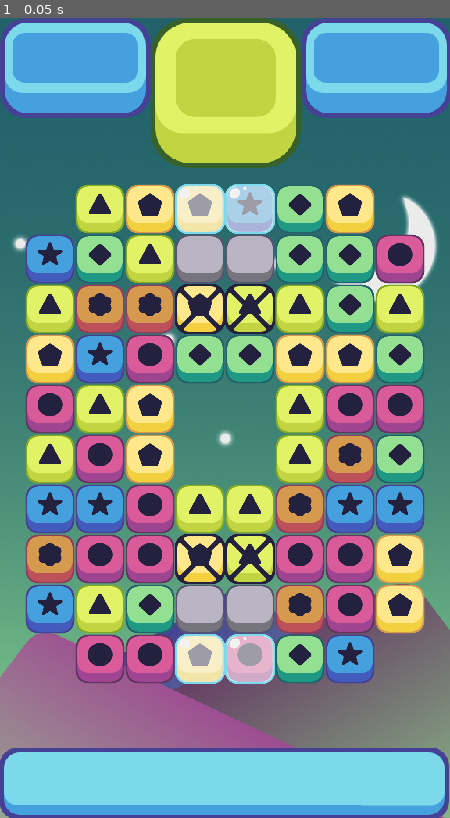
Above: before the commit, frame 1.
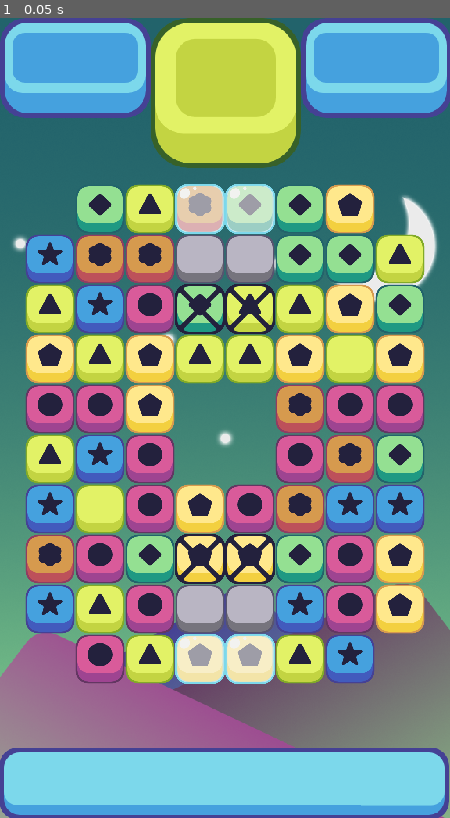
Above: after the commit, the same moment.

Repository: TreliaGT/Connect-3
Game: Godot game, scene res://Scenes/game_window.tscn
Same seed, same stepped clock (60 frames per second), same inputs: the game is played once before the commit and once after it.
Inputs:
- Up to frame 1 (0.05 s): no input

The runs differ from the first frame. In frame 1, 18% of the frame differs, in the area x 16-95%, y 20-84%.

Commit message:
part 1 of slime tiles

Diff:
--- a/Scenes/game_window.tscn
+++ b/Scenes/game_window.tscn
@@ -7,6 +7,7 @@
 [ext_resource type="Script" path="res://Scripts/grid.gd" id="4_kefo4"]
 [ext_resource type="Script" path="res://Scripts/lock_holder.gd" id="4_rdlo1"]
 [ext_resource type="Script" path="res://Scripts/concrete_holder.gd" id="5_f0mss"]
+[ext_resource type="Script" path="res://Scenes/slime_holder.gd" id="6_dl3ih"]
 
 [node name="game_window" type="Node2D"]
 
@@ -25,6 +26,7 @@
 ice_spaces = PackedVector2Array(3, 0, 4, 0, 3, 9, 4, 9)
 lock_spaces = PackedVector2Array(3, 2, 4, 2, 3, 7, 4, 7)
 concrete_spaces = PackedVector2Array(3, 1, 4, 1, 3, 8, 4, 8)
+slime_spaces = PackedVector2Array(1, 3, 6, 6)
 
 [node name="ice_holder" type="Node2D" parent="."]
 script = ExtResource("3_ahoye")
@@ -34,6 +36,9 @@
 
 [node name="concrete_holder" type="Node2D" parent="."]
 script = ExtResource("5_f0mss")
+
+[node name="slime_holder" type="Node2D" parent="."]
+script = ExtResource("6_dl3ih")
 
 [node name="destory_timer" type="Timer" parent="."]
 unique_name_in_owner = true
@@ -73,11 +78,14 @@
 [connection signal="damage_concrete" from="grid" to="concrete_holder" method="_on_grid_damage_concrete"]
 [connection signal="damage_ice" from="grid" to="ice_holder" method="_on_grid_damage_ice"]
 [connection signal="damage_lock" from="grid" to="lock_holder" method="_on_grid_damage_lock"]
+[connection signal="damage_slime" from="grid" to="slime_holder" method="_on_grid_damage_slime"]
 [connection signal="make_concrete" from="grid" to="concrete_holder" method="_on_grid_make_concrete"]
 [connection signal="make_ice" from="grid" to="ice_holder" method="_on_grid_make_ice"]
 [connection signal="make_lock" from="grid" to="lock_holder" method="_on_grid_make_lock"]
+[connection signal="make_slime" from="grid" to="slime_holder" method="_on_grid_make_slime"]
 [connection signal="remove_lock" from="lock_holder" to="grid" method="_on_lock_holder_remove_lock"]
 [connection signal="remove_concrete" from="concrete_holder" to="grid" method="_on_concrete_holder_remove_concrete"]
+[connection signal="remove_slime" from="slime_holder" to="grid" method="_on_slime_holder_remove_slime"]
 [connection signal="timeout" from="destory_timer" to="grid" method="_on_destory_timer_timeout"]
 [connection signal="timeout" from="collapse_timer" to="grid" method="_on_collapse_timer_timeout"]
 [connection signal="timeout" from="refill_timer" to="grid" method="_on_refill_timer_timeout"]
--- a/Scenes/obstacles/ice.tscn
+++ b/Scenes/obstacles/ice.tscn
@@ -1,6 +1,6 @@
 [gd_scene load_steps=3 format=3 uid="uid://bdtenesq1t330"]
 
-[ext_resource type="Script" path="res://Scripts/ice.gd" id="1_1xmp2"]
+[ext_resource type="Script" path="res://Scripts/obstacles.gd" id="1_1xmp2"]
 [ext_resource type="Texture2D" uid="uid://dnwateogq8xqf" path="res://Art/Obstacles/Ice.png" id="1_lwjgb"]
 
 [node name="ice" type="Node2D"]
--- /dev/null
+++ b/Scenes/obstacles/slime.tscn
@@ -0,0 +1,9 @@
+[gd_scene load_steps=3 format=3 uid="uid://bc2t5b35d6xeq"]
+
+[ext_resource type="PackedScene" uid="uid://bdtenesq1t330" path="res://Scenes/obstacles/ice.tscn" id="1_1hpti"]
+[ext_resource type="Texture2D" uid="uid://cafn58nq4qp4y" path="res://Art/Obstacles/Slime.png" id="2_kn64i"]
+
+[node name="slime" instance=ExtResource("1_1hpti")]
+
+[node name="Sprite2D" parent="." index="0"]
+texture = ExtResource("2_kn64i")
--- /dev/null
+++ b/Scenes/slime_holder.gd
@@ -0,0 +1,45 @@
+extends Node2D
+
+var slime_pieces = []
+var width = 8
+var height = 10
+var slime = preload("res://Scenes/obstacles/slime.tscn")
+
+signal remove_slime
+
+
+#Creates a 2d array for x and y coords
+func make_2d_array() -> Array:
+	var array = []
+	for i in width:
+		array.append([]);
+		for j in height:
+			array[i].append(null)
+	return array
+
+# Called when the node enters the scene tree for the first time.
+func _ready():
+	pass # Replace with function body.
+
+
+# Called every frame. 'delta' is the elapsed time since the previous frame.
+func _process(_delta):
+	pass
+
+
+func _on_grid_damage_slime(board_position):
+	if slime_pieces[board_position.x][board_position.y] != null:
+		slime_pieces[board_position.x][board_position.y].take_damage(1)
+		if slime_pieces[board_position.x][board_position.y].health <= 0:
+			slime_pieces[board_position.x][board_position.y].queue_free()
+			slime_pieces[board_position.x][board_position.y] = null
+			emit_signal("remove_slime" , board_position)
+
+
+func _on_grid_make_slime(board_position):
+	if slime_pieces.size() == 0:
+		slime_pieces = make_2d_array()
+	var current = slime.instantiate()
+	add_child(current)
+	current.position = Vector2(board_position.x * 64 + 64, -board_position.y * 64 + 820)
+	slime_pieces[board_position.x][board_position.y] = current
--- a/Scripts/grid.gd
+++ b/Scripts/grid.gd
@@ -17,6 +17,7 @@
 @export var ice_spaces : PackedVector2Array
 @export var lock_spaces : PackedVector2Array
 @export var concrete_spaces : PackedVector2Array
+@export var slime_spaces : PackedVector2Array
 
 #obstacle Signals
 signal damage_ice
@@ -27,6 +28,9 @@
 
 signal damage_concrete
 signal make_concrete
+
+signal damage_slime
+signal make_slime
 
 # The Piece Array
 var possible_pieces = [
@@ -62,12 +66,15 @@
 	spawn_ice()
 	spawn_locks()
 	spawn_concrete()
+	spawn_slime()
 
 #check non movable tiles
 func restricted_fill(place) -> bool:
 	if is_in_array(empty_spaces , place):
 		return true
 	if is_in_array(concrete_spaces , place):
+		return true
+	if is_in_array(slime_spaces , place):
 		return true
 	return false
 
@@ -131,6 +138,11 @@
 func spawn_concrete():
 	for i in concrete_spaces.size():
 		emit_signal("make_concrete", concrete_spaces[i])
+
+#spawn slime
+func spawn_slime():
+	for i in slime_spaces.size():
+		emit_signal("make_slime", slime_spaces[i])
 
 # works out where to display each piece
 func grid_to_pixel(column , row) -> Vector2:
@@ -287,11 +299,25 @@
 	if row > 0:
 		emit_signal("damage_concrete", Vector2(column,row-1))
 
+func check_slime(column,row):
+	#check right
+	if column < width -1:
+		emit_signal("damage_slime", Vector2(column+1,row))
+	#check left
+	if column > 0:
+		emit_signal("damage_slime", Vector2(column-1,row))
+	#check up
+	if row < height -1:
+		emit_signal("damage_slime", Vector2(column,row+1))
+	#check down
+	if row > 0:
+		emit_signal("damage_slime", Vector2(column,row-1))
 
 func damage_special(column,row):
 	emit_signal("damage_ice" , Vector2(column,row))
 	emit_signal("damage_lock", Vector2(column,row))
 	check_concrete(column,row)
+	check_slime(column,row)
 
 #moving the pieces down
 func collapse_columns():
@@ -356,3 +382,7 @@
 
 func _on_concrete_holder_remove_concrete(place : Vector2) -> void:
 	remove_from_array(concrete_spaces , place)
+
+
+func _on_slime_holder_remove_slime(place):
+	remove_from_array(slime_spaces , place)
--- a/Scripts/ice_holder.gd
+++ b/Scripts/ice_holder.gd
@@ -24,7 +24,6 @@
 func _on_grid_make_ice(board_position) -> void:
 	if ice_pieces.size() == 0:
 		ice_pieces = make_2d_array()
-		print(board_position)
 	var current = ice.instantiate()
 	add_child(current)
 	current.position = Vector2(board_position.x * 64 + 64, -board_position.y * 64 + 820)
--- a/project.godot
+++ b/project.godot
@@ -12,12 +12,8 @@
 
 config/name="Match 3"
 run/main_scene="res://Scenes/game_window.tscn"
-config/features=PackedStringArray("4.3", "GL Compatibility")
+config/features=PackedStringArray("4.2", "GL Compatibility")
 config/icon="res://icon.svg"
-
-[autoload]
-
-GLOBAL="*res://Scripts/global.gd"
 
 [display]
 
Not shown: 1 places in Scenes/game_window.tscn that only renumber resources
Renamed: Scripts/ice.gd -> Scripts/obstacles.gd
Not shown, changed: info.txt
